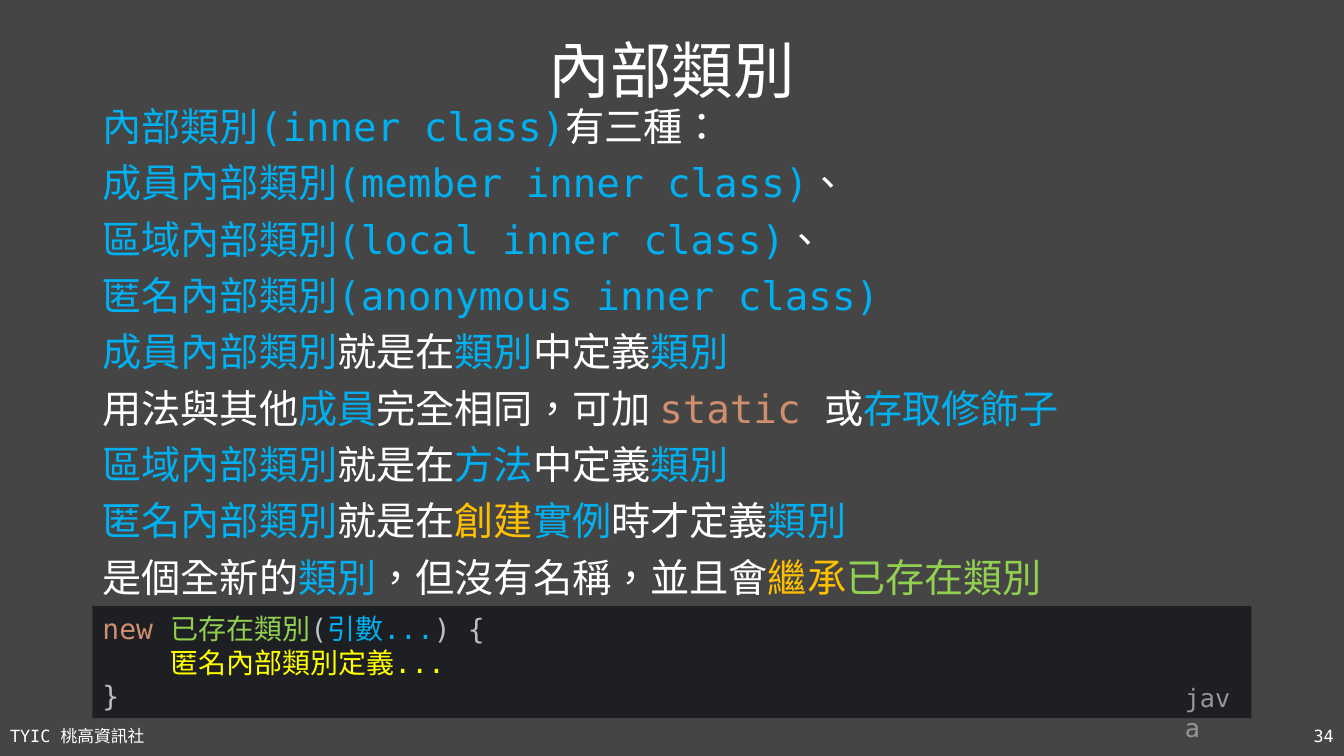
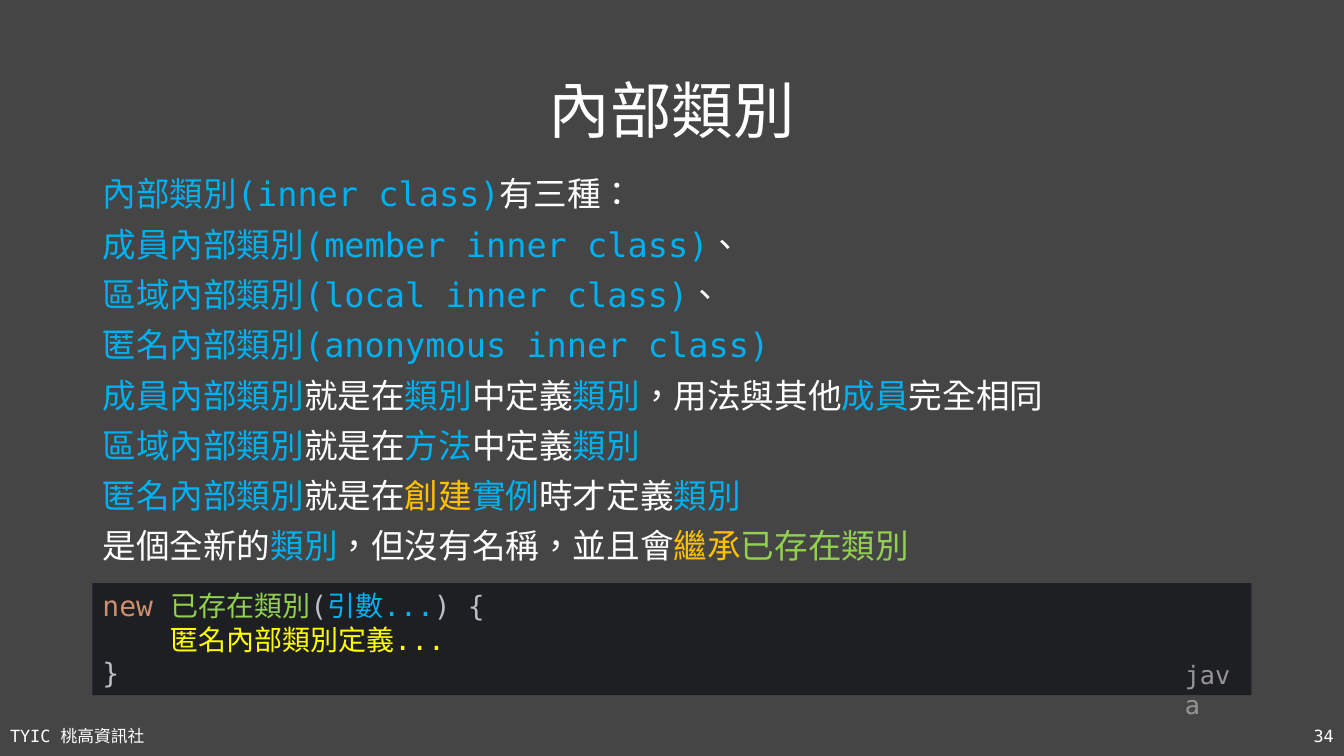
Before and after one commit to TYSHIC/slides, a slide deck: slide 34 of ppt/08_類別與物件.pptx. Drawn at 1344x756 pixels with LibreOffice and Linux fonts; fonts in the diff are those of the drawing. Boxes give left, top, right and bottom in pixels: in the first picture for what was removed or moved away, otherwise in the second. Text is boxed around its words. In the diff, an @@ line names an element or a change of style, - is before the commit and + after.

```diff
--- a/ppt/08_類別與物件.pptx
+++ b/ppt/08_類別與物件.pptx
@@ title "內部類別" rewrapped from (549,41,795,109) to (549,81,795,138) @@
@@ text "內部類別(inner class)有三種：": place and size @@
-text "內部類別(inner class)有三種：" at (102,108,1059,595)
+text "內部類別(inner class)有三種：" at (102,178,1043,561)
@@ text at (102,178,908,561): size 28 to 24 pt in "內部類別(inner class)有三種：", "成員內部類別(member inner class)、", "區域內部類別(local inner class)、", "匿名內部類別(anonymous inner class)" and 3 more places @@
@@ text at (102,379,1043,411): text changed; size 28 to 24 pt @@
-成員內部類別就是在類別中定義類別
-用法與其他成員完全相同，可加 static 或存取修飾子
+成員內部類別就是在類別中定義類別，用法與其他成員完全相同
@@ rectangle "new 已存在類別(引數...) { 匿名內部類別定義... }": place and size @@
-rectangle "new 已存在類別(引數...) { 匿名內部類別定義... }" at (93,606,1252,718)
+rectangle "new 已存在類別(引數...) { 匿名內部類別定義... }" at (93,583,1252,695)
@@ text "java": place and size @@
-text "java" at (1176,678,1252,718)
+text "java" at (1176,654,1252,695)
```
Also in this commit, not shown: 1 other slide changed, 15 other files.
